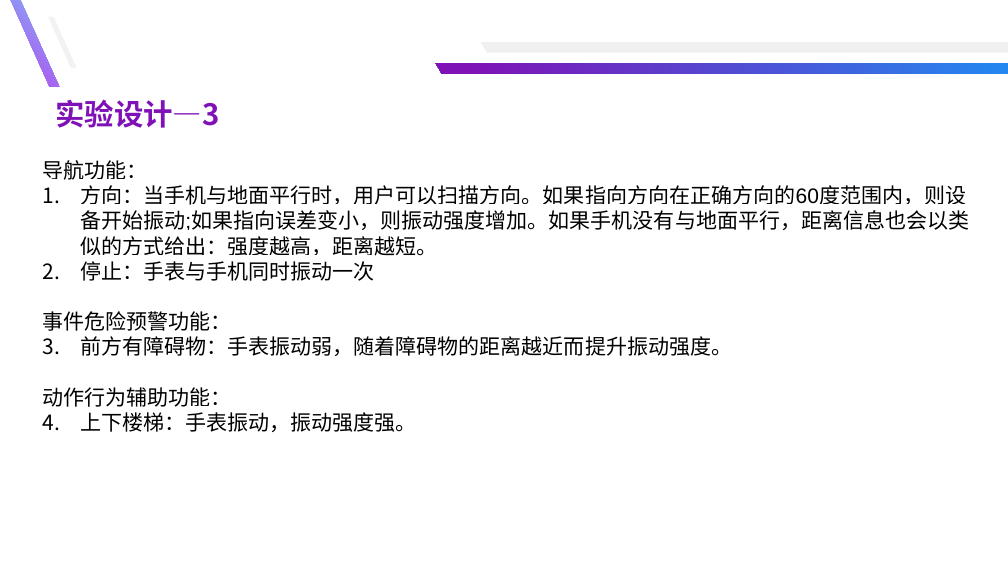
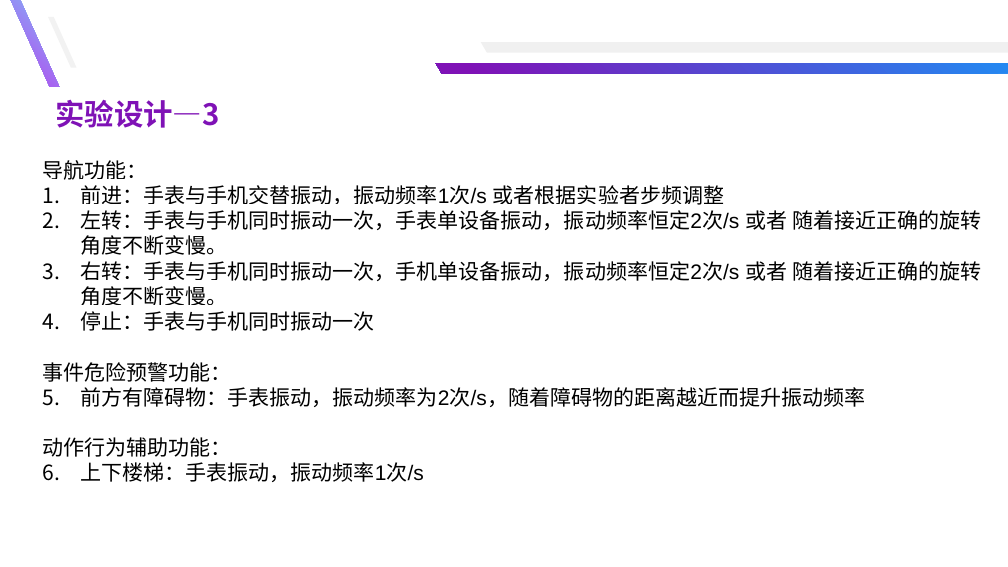
Before and after one commit to yuyongsong/Paper, a slide deck: slide 34 of 总结汇报-余泳松 .pptx. Drawn at 1008x567 pixels with LibreOffice and Linux fonts; fonts in the diff are those of the drawing. Boxes give left, top, right and bottom in pixels: in the first picture for what was removed or moved away, otherwise in the second. Text is boxed around its words. In the diff, an @@ line names an element or a change of style, - is before the commit and + after.

```diff
--- a/总结汇报-余泳松 .pptx
+++ b/总结汇报-余泳松 .pptx
@@ text at box(80, 185, 981, 305): text changed @@
-1. 方向：当手机与地面平行时，用户可以扫描方向。如果指向方向在正确方向的60度范围内，则设备开始振动;如果指向误差变小，则振动强度增加。如果手机没有与地面平行，距离信息也会以类似的方式给出：强度越高，距离越短。
+1. 前进：手表与手机交替振动，振动频率1次/s 或者根据实验者步频调整
+2. 左转：手表与手机同时振动一次，手表单设备振动，振动频率恒定2次/s 或者 随着接近正确的旋转角度不断变慢。
+3. 右转：手表与手机同时振动一次，手机单设备振动，振动频率恒定2次/s 或者 随着接近正确的旋转角度不断变慢。
@@ text at box(80, 387, 865, 407): text changed @@
-1. 前方有障碍物：手表振动弱，随着障碍物的距离越近而提升振动强度。
+1. 前方有障碍物：手表振动，振动频率为2次/s，随着障碍物的距离越近而提升振动频率
@@ text at box(80, 462, 424, 482): text changed @@
-1. 上下楼梯：手表振动，振动强度强。
+1. 上下楼梯：手表振动，振动频率1次/s
```
Also in this commit, not shown: 2 slides added, 2 other files.
